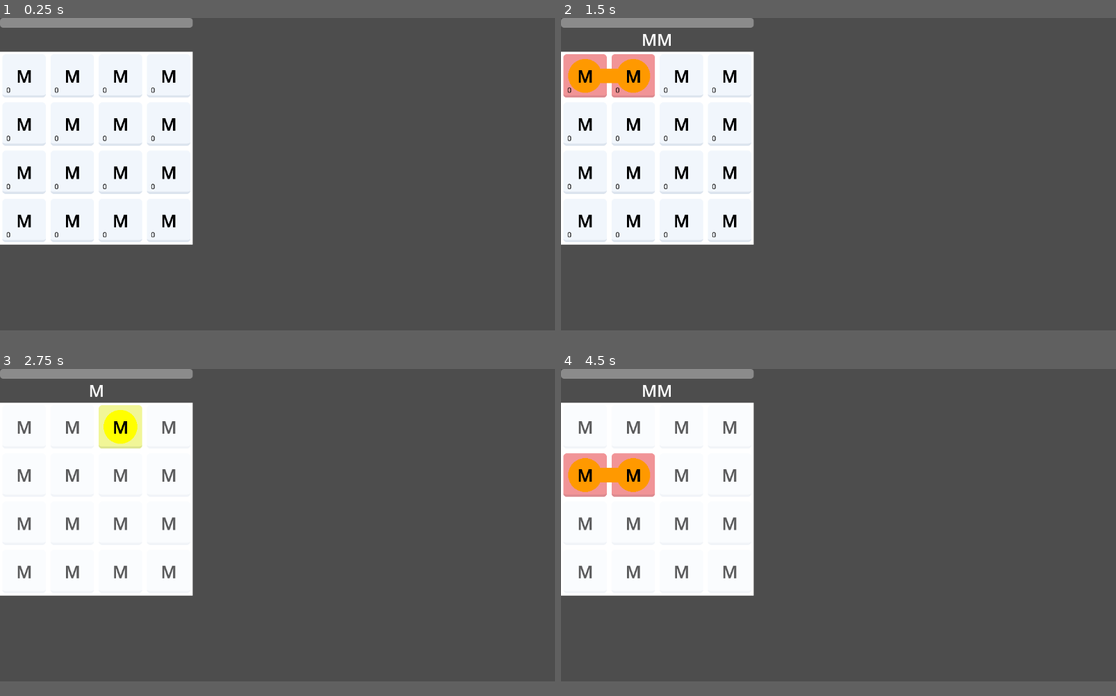
Above: before the commit, frames 1-4 (two rows, left to right).
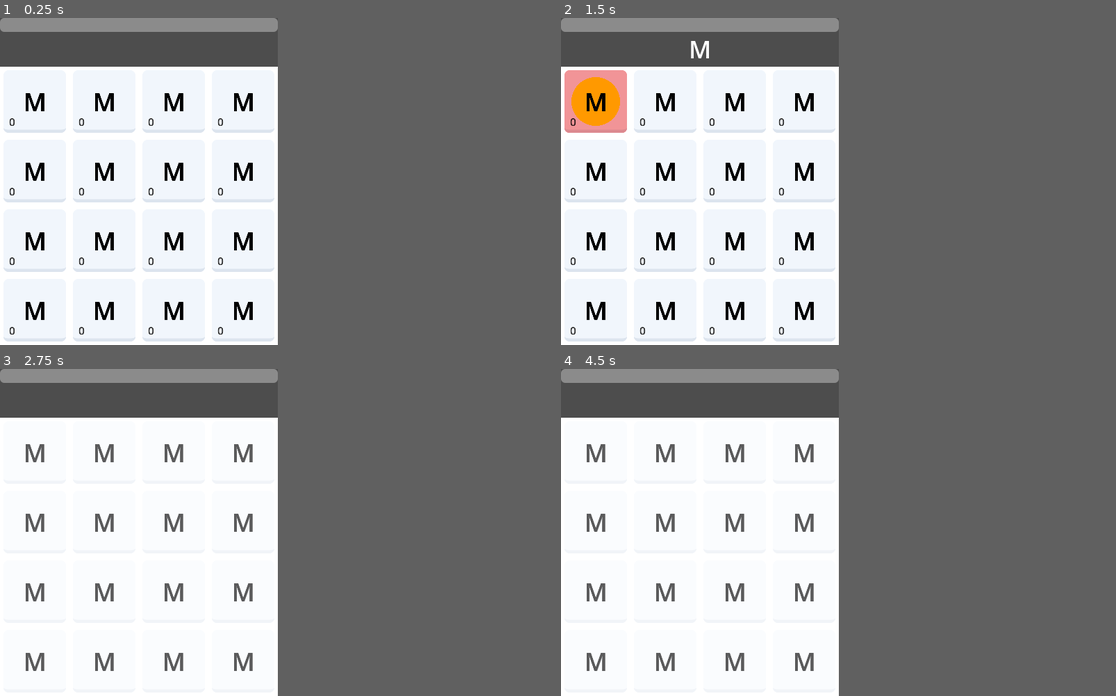
Above: after the commit, the same moments.

Repository: MarcoRizz/quadrati
Game: Godot game, scene res://scenes/main.tscn
The game is run twice, just before and just after one commit, with the same random seed, the same clock (stepped at 60 frames per second) and the same inputs.
Inputs (mouse positions are in pixels of both pictures, inside the frame that each line leads up to):
- Up to frame 1 (0.25 s): no input
- Up to frame 2 (1.5 s): tap Enter at 0.5 s; move the mouse to (583, 76) at 0.52 s; press the mouse at (583, 76) at 0.53 s; tap Space at 1.25 s; move the mouse to (633, 76) at 1.27 s; release the mouse at (633, 76) at 1.28 s; click (633, 76) at 1.35 s
- Up to frame 3 (2.75 s): move the mouse to (122, 427) at 2.02 s; press the mouse at (122, 427) at 2.03 s
- Up to frame 4 (4.5 s): tap Enter at 2.75 s; move the mouse to (727, 427) at 2.77 s; release the mouse at (727, 427) at 2.78 s; click (727, 427) at 2.85 s; move the mouse to (583, 473) at 3.52 s; press the mouse at (583, 473) at 3.53 s; tap Space at 4.25 s; move the mouse to (633, 473) at 4.27 s; release the mouse at (633, 473) at 4.28 s; click (633, 473) at 4.35 s
In our replay, the window is 799x449 before the commit and 400x470 after it. These sizes can differ from the game's own. Grey fills any space a smaller window leaves; there, only what the larger window draws over its background counts as a difference.

The runs differ from the first frame. In frame 1, 27% of the frame differs, in the area x 0-51%, y 0-97%; in frame 2, 29%; in frame 3, 26%; in frame 4, 28%.
Error in both runs: Invalid call. Nonexistent function 'has' in base 'Nil'. (res://scripts/main.gd:33)

Commit message:
multisize windows

Diff:
--- a/project.godot
+++ b/project.godot
@@ -15,6 +15,12 @@
 config/features=PackedStringArray("4.3", "Forward Plus")
 config/icon="res://icon.svg"
 
+[display]
+
+window/size/viewport_width=400
+window/size/viewport_height=470
+window/stretch/mode="canvas_items"
+
 [input]
 
 click={
